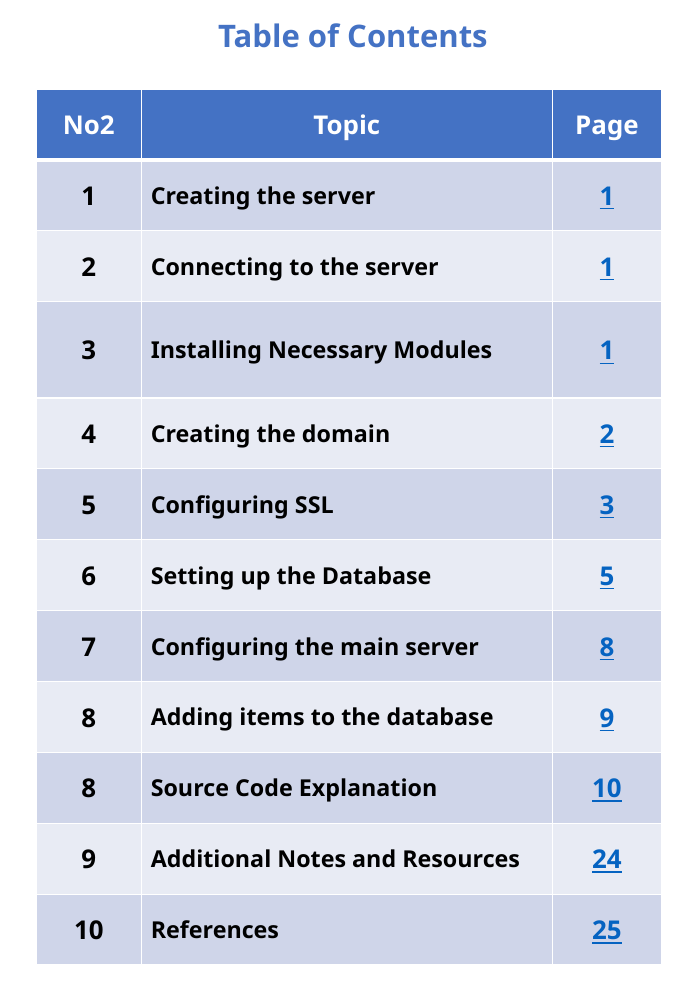
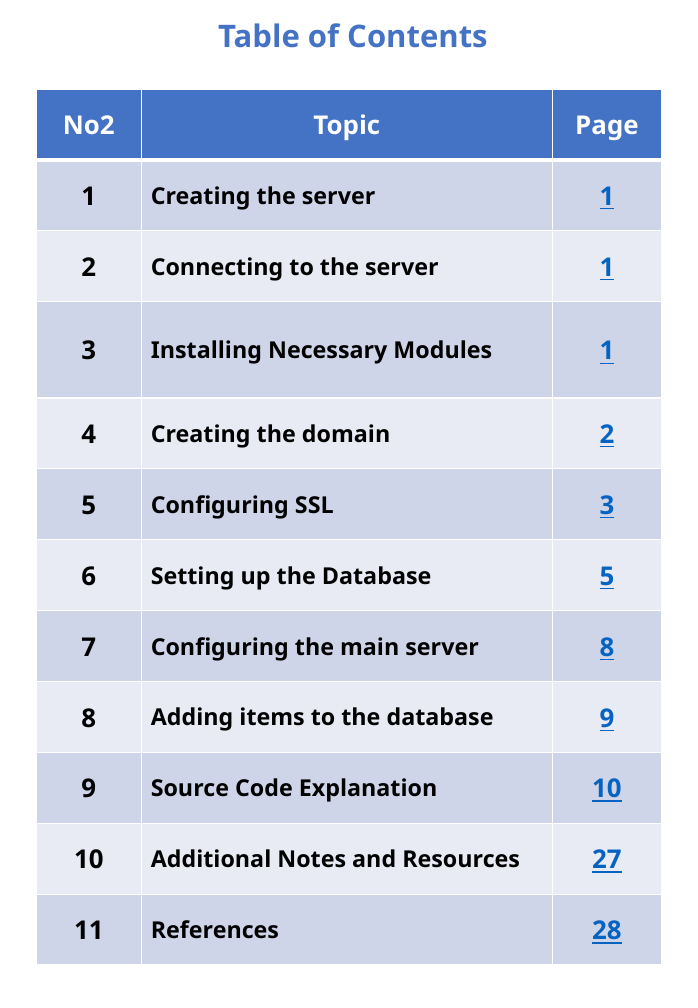
Before and after one commit to Agentgilspy/Food-Ordering-Website, a slide deck: slide 2 of ICT-171 Documentation.pptx. Drawn at 698x1008 pixels with LibreOffice and Linux fonts; fonts in the diff are those of the drawing. Boxes give left, top, right and bottom in pixels: in the first picture for what was removed or moved away, otherwise in the second. Text is boxed around its words. In the diff, an @@ line names an element or a change of style, - is before the commit and + after.

```diff
--- a/ICT-171 Documentation.pptx
+++ b/ICT-171 Documentation.pptx
@@ table at <box>36,89,662,966</box> @@
-row 10, column 1: 8
+row 10, column 1: 9
-row 11, column 1: 9
+row 11, column 1: 10
-row 11, column 3: 24
+row 11, column 3: 27
-row 12, column 1: 10
+row 12, column 1: 11
-row 12, column 3: 25
+row 12, column 3: 28
```
Also in this commit, not shown: 17 other slides changed, 1 slide added, 2 slides removed.
